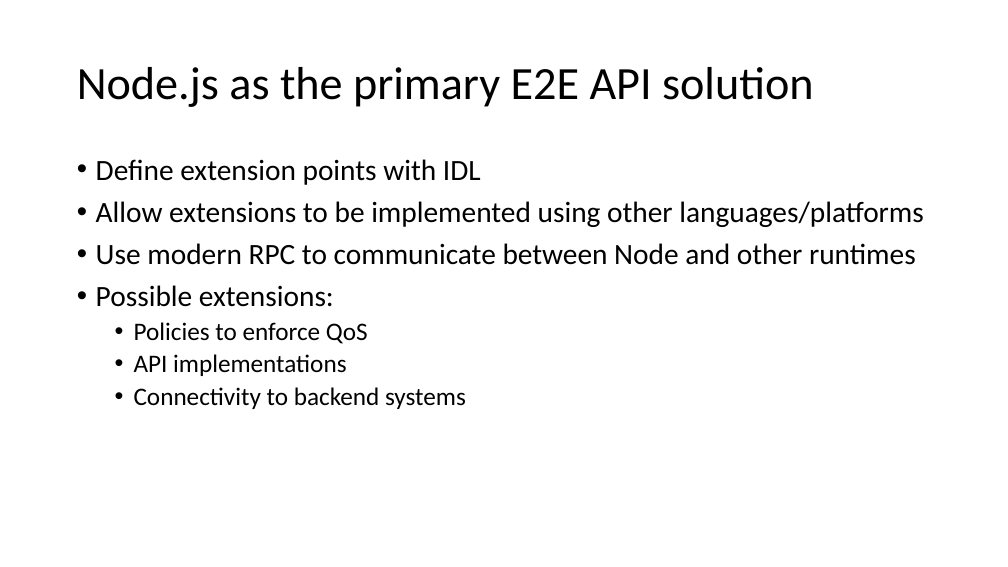
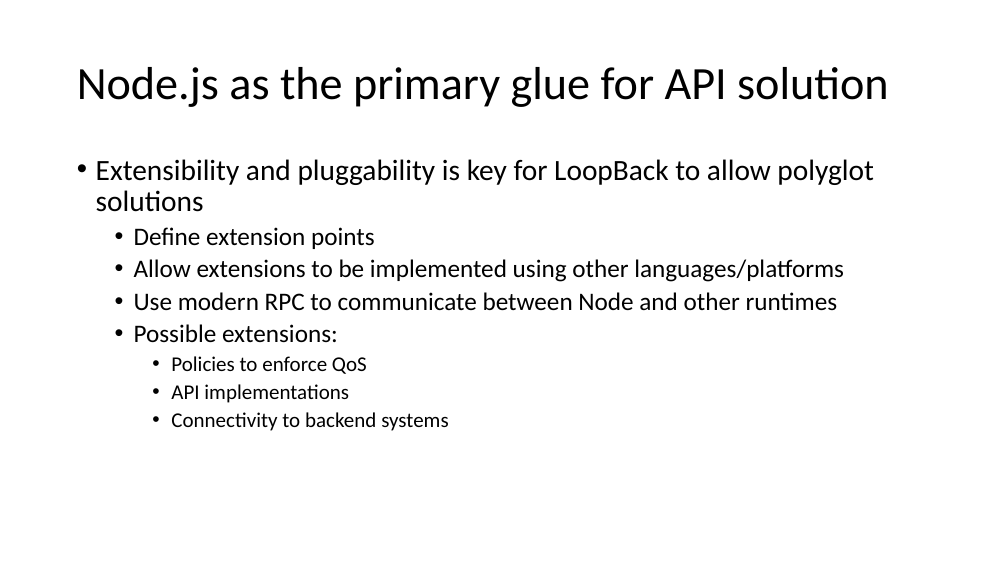
Before and after one commit to strongloop/loopback-example-polyglot, a slide deck: slide 9 of Polyglot Microservices.pptx. Drawn at 1008x567 pixels with LibreOffice and Linux fonts; fonts in the diff are those of the drawing. Boxes give left, top, right and bottom in pixels: in the first picture for what was removed or moved away, otherwise in the second. Text is boxed around its words. In the diff, an @@ line names an element or a change of style, - is before the commit and + after.

```diff
--- a/Polyglot Microservices.pptx
+++ b/Polyglot Microservices.pptx
@@ title at (77,67,889,107): text changed @@
-Node.js as the primary E2E API solution
+Node.js as the primary glue for API solution
@@ text at (96,159,873,249): text changed @@
-• Define extension points with IDL
+• Extensibility and pluggability is key for LoopBack to allow polyglot solutions
+  • Define extension points
@@ text at (134,259,844,431): size 28 to 24 pt in "Allow extensions to be implemented using other ...", "Use modern RPC to communicate between Node ...", "Possible extensions:"; size 24 to 20 pt in "Policies to enforce QoS", "API implementations", "Connectivity to backend systems"; list level 1 to 2 in "Allow extensions to be implemented ..."; list level 1 to 2 in "Use modern RPC to communicate ..."; list level 1 to 2 in "Possible extensions:"; list level 2 to 3 in "Policies to enforce QoS"; list level 2 to 3 in "API implementations"; list level 2 to 3 in "Connectivity to backend systems" @@
```
Also in this commit, not shown: 8 other slides changed.
